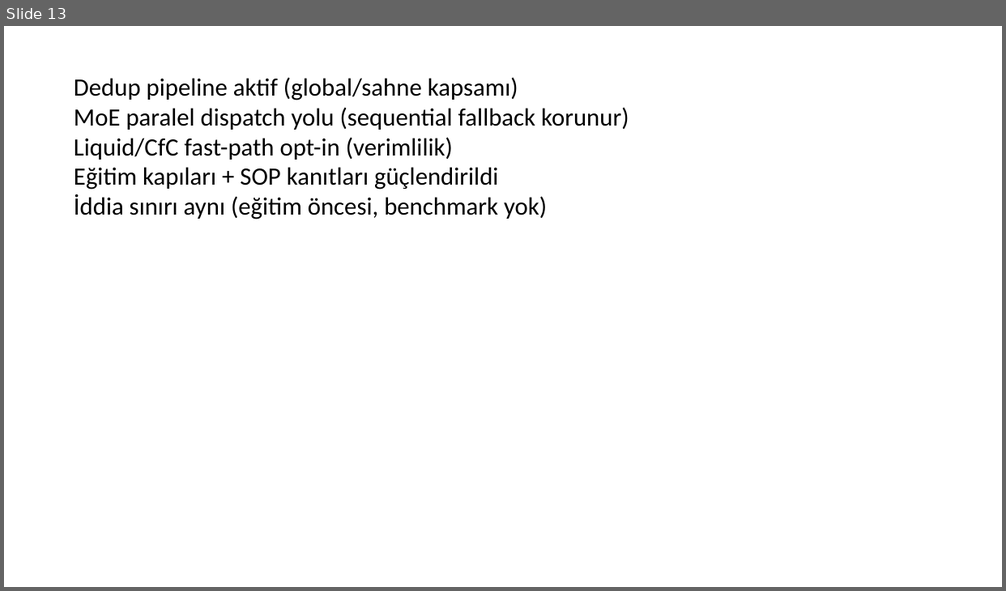
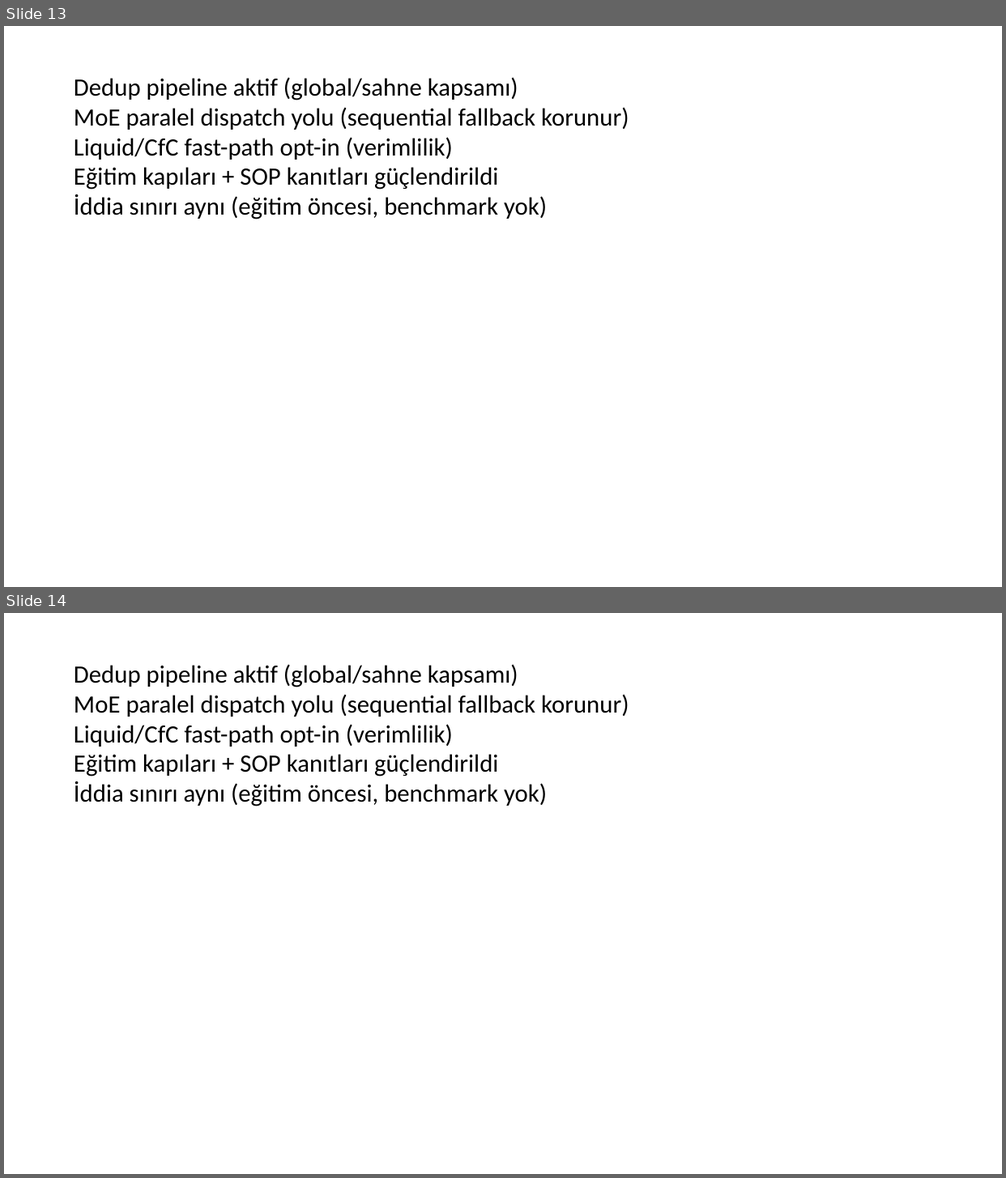
Before and after one commit to latentcore/mertformer-titan-core, a slide deck: reports/investor_deck_TR.pptx. Shown one above the other, each under a label of ours: slide 13 before the commit, slides 13 and 14 after it. The pictures are 1006x591 and 1006x1178 pixels, drawn with LibreOffice and Linux fonts; fonts in the diff are those of the drawing. Boxes give left, top, right and bottom in pixels: in the first picture for what was removed or moved away, otherwise in the second. Text is boxed around its words. In the diff, an @@ line names an element or a change of style, - is before the commit and + after.

```diff
--- a/reports/investor_deck_TR.pptx
+++ b/reports/investor_deck_TR.pptx
@@ slide 14 added at (4, 613, 1002, 1174), background #FFFFFF @@
@@ text added at (74, 664, 629, 807), 18 pt, text #000000 @@
+Dedup pipeline aktif (global/sahne kapsamı)
+MoE paralel dispatch yolu (sequential fallback korunur)
+Liquid/CfC fast-path opt-in (verimlilik)
+Eğitim kapıları + SOP kanıtları güçlendirildi
+İddia sınırı aynı (eğitim öncesi, benchmark yok)
```
Also in this commit, not shown: 1 other file.
